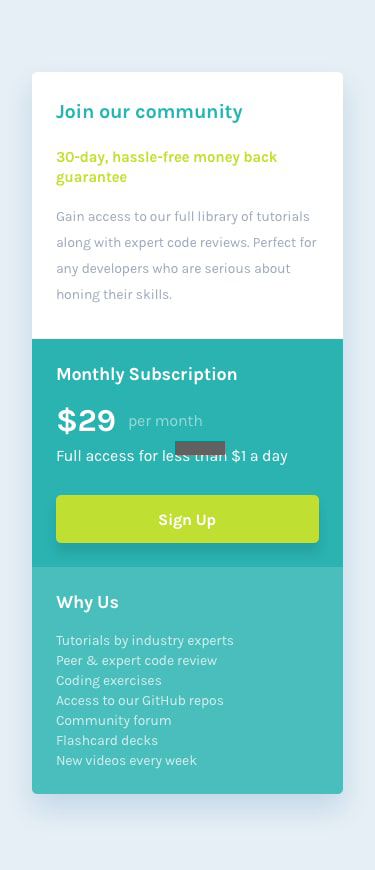
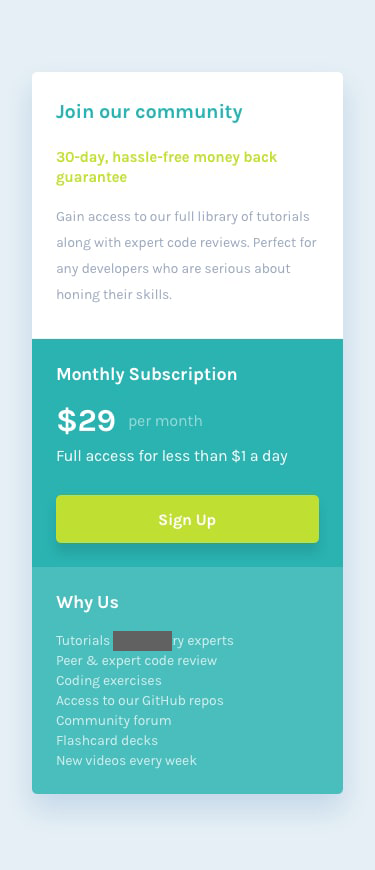
The second 375×870 image is a revision of the first. Changes to its layers:
painted on "Rectangle 1" over left=113, top=441, right=225, bottom=651
